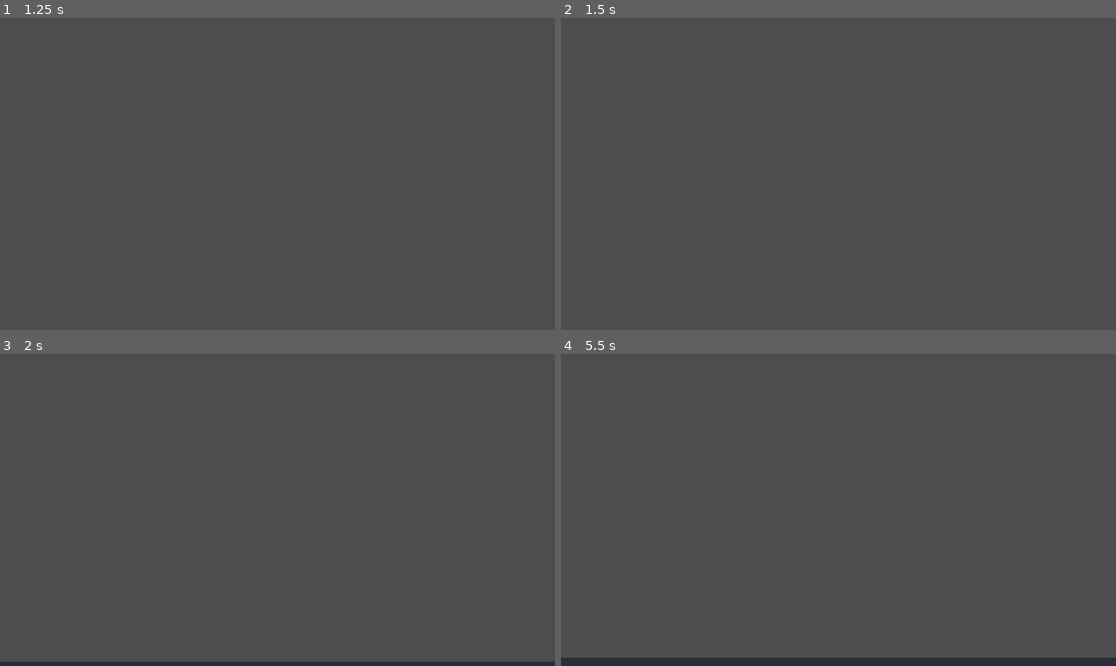
Above: before the commit, frames 1-4 (two rows, left to right).
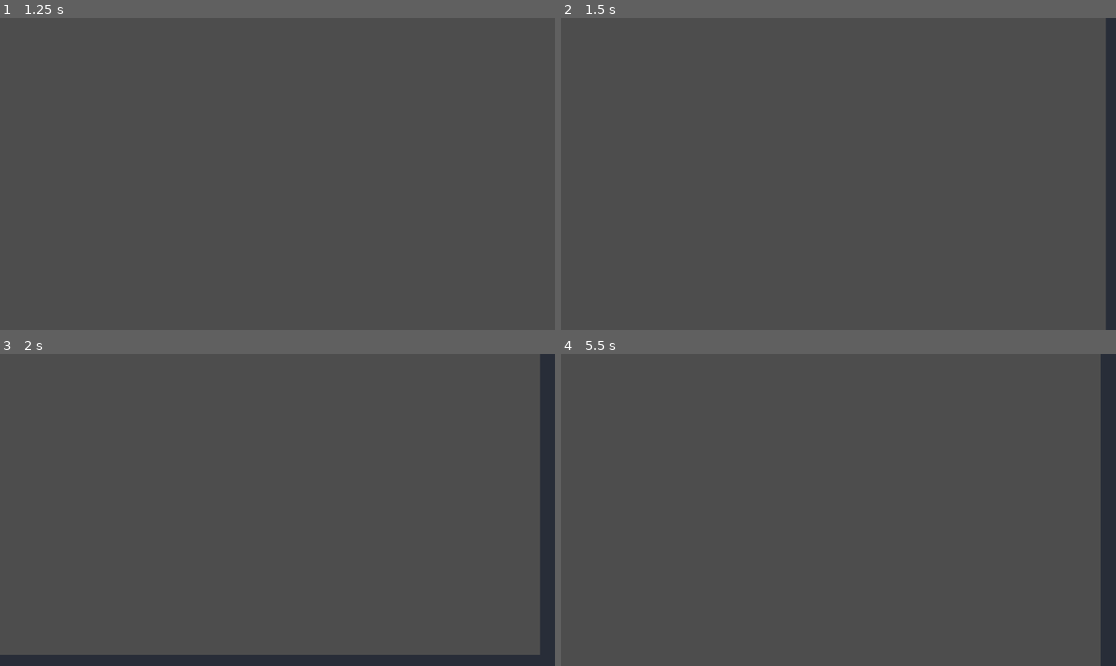
Above: after the commit, the same moments.

Repository: UrsSchweigert/DerSchweigert
Game: Godot game, scene res://scenes/combat/arena.tscn
Same seed, same stepped clock (60 frames per second), same inputs: the game is played once before the commit and once after it. This scene is started directly instead of the project's main scene.
Inputs:
- Up to frame 1 (1.25 s): tap Enter at 0.5 s; hold D from 0.53 s (still down); tap Shift at 0.6 s; tap Space at 0.77, 0.8, 1.07 s
- Up to frame 2 (1.5 s): tap Space at 1.25, 1.35 s; release D at 1.28 s; hold S from 1.28 s (still down)
- Up to frame 3 (2 s): keep holding S; tap Space at 1.52, 1.82 s; tap Shift at 1.55 s
- Up to frame 4 (5.5 s): release S at 2.03 s; hold D 2.03-2.78 s; tap Shift at 2.1, 2.85, 4.35, 5.1 s; tap Space at 2.3, 3.02, 3.32, 3.6, 3.77, 4.07, 4.52, 4.82, 5, 5.3 s; hold W 2.78-3.53 s; hold A 3.53-5.03 s; tap Enter at 4.25 s; hold S from 5.03 s (still down)

Frame 1 is identical in both runs. In frame 2, 1.8% of the frame differs, in the area x 98-100%, y 0-100%; in frame 3, 4.8%; in frame 4, 5.3%, in the area x 0-100%, y 0-100%.

Commit message:
feat(combat): add hearts, dodge i-frames, and checkpoint respawn
Co-authored-by: Copilot <223556219+Copilot@users.noreply.github.com>

Diff:
--- /dev/null
+++ b/apps/arithmoslayer/data/combat/health.json
@@ -0,0 +1,19 @@
+{
+  "version": 1,
+  "health": {
+    "maxHearts": 6,
+    "startingHearts": 6,
+    "hitInvulnerabilitySeconds": 0.8
+  },
+  "dodge": {
+    "cooldownSeconds": 0.9,
+    "durationSeconds": 0.35,
+    "invulnerabilityStartSeconds": 0.05,
+    "invulnerabilityEndSeconds": 0.3,
+    "speedMultiplier": 2.4
+  },
+  "respawn": {
+    "delaySeconds": 0.6,
+    "invulnerabilitySeconds": 1.5
+  }
+}
--- a/apps/arithmoslayer/scenes/combat/arena.tscn
+++ b/apps/arithmoslayer/scenes/combat/arena.tscn
@@ -1,8 +1,11 @@
-[gd_scene load_steps=6 format=3]
+[gd_scene load_steps=9 format=3]
 
 [ext_resource type="Script" path="res://scripts/combat/arena.gd" id="1_arena"]
 [ext_resource type="Script" path="res://scripts/combat/player_movement.gd" id="2_player"]
 [ext_resource type="Script" path="res://scripts/combat/follow_camera.gd" id="3_camera"]
+[ext_resource type="Script" path="res://scripts/combat/health.gd" id="4_health"]
+[ext_resource type="Script" path="res://scripts/combat/dodge.gd" id="5_dodge"]
+[ext_resource type="Script" path="res://scripts/combat/respawn.gd" id="6_respawn"]
 
 [sub_resource type="CircleShape2D" id="CircleShape2D_player"]
 radius = 14.0
@@ -30,6 +33,15 @@
 [node name="CollisionShape2D" type="CollisionShape2D" parent="Player"]
 shape = SubResource("CircleShape2D_player")
 
+[node name="Health" type="Node" parent="Player"]
+script = ExtResource("4_health")
+
+[node name="Dodge" type="Node" parent="Player"]
+script = ExtResource("5_dodge")
+
+[node name="Respawn" type="Node" parent="."]
+script = ExtResource("6_respawn")
+
 [node name="Camera" type="Camera2D" parent="."]
 script = ExtResource("3_camera")
 target = NodePath("../Player")
--- a/apps/arithmoslayer/scripts/combat/arena.gd
+++ b/apps/arithmoslayer/scripts/combat/arena.gd
@@ -16,6 +16,9 @@
 @onready var floor_layer: TileMapLayer = $Floor
 @onready var player: PlayerMovement = $Player
 @onready var camera: FollowCamera = $Camera
+@onready var health: Health = $Player/Health
+@onready var dodge: Dodge = $Player/Dodge
+@onready var respawn: Respawn = $Respawn
 
 
 func _ready() -> void:
@@ -26,6 +29,36 @@
 	camera.apply_room()
 	camera.snap_to_target()
 	camera.make_current()
+	respawn.entrance_position = player.global_position
+	health.defeated.connect(_on_player_defeated)
+
+
+func _physics_process(delta: float) -> void:
+	health.advance(delta)
+	dodge.advance(delta)
+	player.speed_multiplier = dodge.speed_scale()
+	respawn.advance(delta, player, health, dodge)
+
+
+func _unhandled_input(event: InputEvent) -> void:
+	if event is InputEventKey:
+		var key_event: InputEventKey = event as InputEventKey
+		if key_event.pressed and not key_event.echo:
+			if key_event.keycode == KEY_SPACE or key_event.keycode == KEY_SHIFT:
+				try_dodge()
+	elif event is InputEventJoypadButton:
+		var button_event: InputEventJoypadButton = event as InputEventJoypadButton
+		if button_event.pressed and button_event.button_index == JOY_BUTTON_A:
+			try_dodge()
+
+
+## Starts a dodge roll when the cooldown allows it.
+func try_dodge() -> bool:
+	return dodge.try_dodge()
+
+
+func _on_player_defeated() -> void:
+	respawn.begin(health)
 
 
 ## Returns a one-tile tileset whose single tile carries a full-cell collision
--- /dev/null
+++ b/apps/arithmoslayer/scripts/combat/dodge.gd
@@ -0,0 +1,125 @@
+class_name Dodge
+extends Node
+## A dodge roll with data-defined invulnerability frames and cooldown.
+##
+## The roll is independent of the equipped weapon: [method try_dodge] cancels
+## whatever combo is active, so every weapon can dodge out of its own steps.
+## [method advance] runs on the fixed physics step, and [method speed_scale]
+## reports the movement multiplier for the roll.
+
+const DEFAULT_PATH: String = "res://data/combat/health.json"
+const DEFAULT_COOLDOWN: float = 0.9
+const DEFAULT_DURATION: float = 0.35
+const DEFAULT_IFRAME_START: float = 0.05
+const DEFAULT_IFRAME_END: float = 0.3
+const DEFAULT_SPEED_MULTIPLIER: float = 2.4
+
+var cooldown_seconds: float = DEFAULT_COOLDOWN
+var duration_seconds: float = DEFAULT_DURATION
+var invulnerability_start_seconds: float = DEFAULT_IFRAME_START
+var invulnerability_end_seconds: float = DEFAULT_IFRAME_END
+var speed_multiplier: float = DEFAULT_SPEED_MULTIPLIER
+
+var _rolling: bool = false
+var _elapsed: float = 0.0
+var _cooldown_left: float = 0.0
+
+
+func _ready() -> void:
+	apply_config(Health.load_config(DEFAULT_PATH))
+
+
+## Applies the dodge numbers, keeping current values for missing or invalid
+## fields and clamping the i-frames inside the roll.
+func apply_config(config: Dictionary) -> void:
+	var section: Variant = config.get("dodge", {})
+	if not (section is Dictionary):
+		return
+	cooldown_seconds = _positive_float(section.get("cooldownSeconds"), cooldown_seconds)
+	duration_seconds = _positive_float(section.get("durationSeconds"), duration_seconds)
+	speed_multiplier = _positive_float(section.get("speedMultiplier"), speed_multiplier)
+	invulnerability_start_seconds = _non_negative_float(
+		section.get("invulnerabilityStartSeconds"), invulnerability_start_seconds
+	)
+	invulnerability_end_seconds = _non_negative_float(
+		section.get("invulnerabilityEndSeconds"), invulnerability_end_seconds
+	)
+	cooldown_seconds = maxf(cooldown_seconds, duration_seconds)
+	invulnerability_start_seconds = clampf(invulnerability_start_seconds, 0.0, duration_seconds)
+	invulnerability_end_seconds = clampf(
+		invulnerability_end_seconds, invulnerability_start_seconds, duration_seconds
+	)
+
+
+## Starts a roll and cancels [param combo] when it is active. Returns false
+## while a roll is running or the cooldown has not elapsed.
+func try_dodge(combo: ComboEngine = null) -> bool:
+	if not can_dodge():
+		return false
+	if combo != null:
+		combo.cancel()
+	_rolling = true
+	_elapsed = 0.0
+	_cooldown_left = cooldown_seconds
+	return true
+
+
+## Advances the roll and cooldown timers by [param delta] seconds.
+func advance(delta: float) -> void:
+	if delta <= 0.0:
+		return
+	_cooldown_left = maxf(_cooldown_left - delta, 0.0)
+	if not _rolling:
+		return
+	_elapsed = minf(_elapsed + delta, duration_seconds)
+	if _elapsed >= duration_seconds:
+		_rolling = false
+
+
+## Returns true while the data-defined invulnerability window is active.
+func is_invulnerable() -> bool:
+	return (
+		_rolling
+		and _elapsed >= invulnerability_start_seconds
+		and _elapsed < invulnerability_end_seconds
+	)
+
+
+func is_rolling() -> bool:
+	return _rolling
+
+
+func can_dodge() -> bool:
+	return not _rolling and _cooldown_left <= 0.0
+
+
+func elapsed_seconds() -> float:
+	return _elapsed
+
+
+## Returns the movement multiplier for the current state.
+func speed_scale() -> float:
+	return speed_multiplier if _rolling else 1.0
+
+
+## Ends the roll and clears its cooldown, used when a respawn takes control.
+func reset() -> void:
+	_rolling = false
+	_elapsed = 0.0
+	_cooldown_left = 0.0
+
+
+static func _positive_float(value: Variant, fallback: float) -> float:
+	if value is int or value is float:
+		var number: float = float(value)
+		if number > 0.0 and is_finite(number):
+			return number
+	return fallback
+
+
+static func _non_negative_float(value: Variant, fallback: float) -> float:
+	if value is int or value is float:
+		var number: float = float(value)
+		if number >= 0.0 and is_finite(number):
+			return number
+	return fallback
--- /dev/null
+++ b/apps/arithmoslayer/scripts/combat/health.gd
@@ -0,0 +1,123 @@
+class_name Health
+extends Node
+## Hearts-style health with post-hit invulnerability frames.
+##
+## Hearts are whole units. [method damage] costs hearts unless the hero is still
+## invulnerable from the previous hit, [method heal] tops them back up, and
+## [method restore] refills every heart after a respawn. Defeat is a signal, not
+## a game-over state: [Respawn] reacts to it and keeps the run's earned items.
+
+signal hearts_changed(hearts: int, max_hearts: int)
+signal defeated
+
+const DEFAULT_PATH: String = "res://data/combat/health.json"
+const DEFAULT_MAX_HEARTS: int = 6
+const DEFAULT_STARTING_HEARTS: int = 6
+const DEFAULT_HIT_INVULNERABILITY: float = 0.8
+
+var max_hearts: int = DEFAULT_MAX_HEARTS
+var hearts: int = DEFAULT_STARTING_HEARTS
+var hit_invulnerability: float = DEFAULT_HIT_INVULNERABILITY
+
+var _invulnerable_left: float = 0.0
+var _defeated_announced: bool = false
+
+
+func _ready() -> void:
+	apply_config(load_config(DEFAULT_PATH))
+
+
+## Returns the shared combat document at [param path], or an empty dictionary.
+static func load_config(path: String = DEFAULT_PATH) -> Dictionary:
+	if path.is_empty() or not FileAccess.file_exists(path):
+		return {}
+	var parsed: Variant = JSON.parse_string(FileAccess.get_file_as_string(path))
+	if parsed is Dictionary:
+		return parsed as Dictionary
+	return {}
+
+
+## Applies the health numbers and refills the starting hearts, keeping current
+## values for missing or invalid fields.
+func apply_config(config: Dictionary) -> void:
+	var section: Variant = config.get("health", {})
+	if not (section is Dictionary):
+		return
+	max_hearts = _positive_int(section.get("maxHearts"), max_hearts)
+	hit_invulnerability = _non_negative_float(
+		section.get("hitInvulnerabilitySeconds"), hit_invulnerability
+	)
+	var starting: int = _positive_int(section.get("startingHearts"), hearts)
+	hearts = clampi(starting, 1, max_hearts)
+	_invulnerable_left = 0.0
+	_defeated_announced = false
+	hearts_changed.emit(hearts, max_hearts)
+
+
+## Costs [param amount] hearts and starts the hit invulnerability. Returns true
+## when the hit landed.
+func damage(amount: int = 1) -> bool:
+	if amount <= 0 or _invulnerable_left > 0.0 or is_defeated():
+		return false
+	hearts = maxi(hearts - amount, 0)
+	_invulnerable_left = hit_invulnerability
+	hearts_changed.emit(hearts, max_hearts)
+	if hearts == 0 and not _defeated_announced:
+		_defeated_announced = true
+		defeated.emit()
+	return true
+
+
+## Restores up to [param amount] hearts and returns how many were restored.
+func heal(amount: int = 1) -> int:
+	if amount <= 0 or is_defeated():
+		return 0
+	var restored: int = mini(amount, max_hearts - hearts)
+	if restored <= 0:
+		return 0
+	hearts += restored
+	hearts_changed.emit(hearts, max_hearts)
+	return restored
+
+
+## Refills every heart and clears the hit invulnerability after a respawn.
+func restore() -> void:
+	hearts = max_hearts
+	_invulnerable_left = 0.0
+	_defeated_announced = false
+	hearts_changed.emit(hearts, max_hearts)
+
+
+## Starts a hit invulnerability window, used for respawn protection.
+func grant_invulnerability(seconds: float) -> void:
+	_invulnerable_left = maxf(_invulnerable_left, maxf(seconds, 0.0))
+
+
+## Advances the hit invulnerability timer by [param delta] seconds.
+func advance(delta: float) -> void:
+	if delta > 0.0:
+		_invulnerable_left = maxf(_invulnerable_left - delta, 0.0)
+
+
+func is_invulnerable() -> bool:
+	return _invulnerable_left > 0.0
+
+
+func is_defeated() -> bool:
+	return hearts <= 0
+
+
+static func _positive_int(value: Variant, fallback: int) -> int:
+	if value is int or value is float:
+		var number: float = float(value)
+		if number > 0.0 and is_finite(number):
+			return maxi(int(number), 1)
+	return fallback
+
+
+static func _non_negative_float(value: Variant, fallback: float) -> float:
+	if value is int or value is float:
+		var number: float = float(value)
+		if number >= 0.0 and is_finite(number):
+			return number
+	return fallback
--- a/apps/arithmoslayer/scripts/combat/player_movement.gd
+++ b/apps/arithmoslayer/scripts/combat/player_movement.gd
@@ -17,6 +17,7 @@
 var acceleration: float = DEFAULT_ACCELERATION
 var deceleration: float = DEFAULT_DECELERATION
 var radius: float = DEFAULT_RADIUS
+var speed_multiplier: float = 1.0
 var input: MoveInput = MoveInput.new()
 
 var _driven: bool = false
@@ -68,7 +69,7 @@
 ## Returns the velocity after accelerating [param current] toward
 ## [param direction] for [param delta] seconds.
 func step_velocity(current: Vector2, direction: Vector2, delta: float) -> Vector2:
-	var target: Vector2 = direction.limit_length(1.0) * max_speed
+	var target: Vector2 = direction.limit_length(1.0) * max_speed * speed_multiplier
 	var rate: float = acceleration if direction.length_squared() > 0.0 else deceleration
 	return current.move_toward(target, rate * delta)
 
--- /dev/null
+++ b/apps/arithmoslayer/scripts/combat/respawn.gd
@@ -0,0 +1,115 @@
+class_name Respawn
+extends Node
+## Returns the hero to the room entrance or last checkpoint after a defeat.
+##
+## A defeat starts a short delay, then moves the body to [method spawn_position],
+## refills every heart, and grants respawn invulnerability. Earned items and
+## score are never touched: the run progress dictionary is carried through
+## unchanged, so there is no game-over screen and no lost progress.
+
+signal respawned(position: Vector2)
+
+const DEFAULT_PATH: String = "res://data/combat/health.json"
+const DEFAULT_DELAY: float = 0.6
+const DEFAULT_INVULNERABILITY: float = 1.5
+
+@export var entrance_position: Vector2 = Vector2.ZERO
+var checkpoint_position: Vector2 = Vector2.ZERO
+var has_checkpoint: bool = false
+var delay_seconds: float = DEFAULT_DELAY
+var invulnerability_seconds: float = DEFAULT_INVULNERABILITY
+var progress: Dictionary = {}
+
+var _pending: bool = false
+var _timer: float = 0.0
+
+
+func _ready() -> void:
+	apply_config(Health.load_config(DEFAULT_PATH))
+
+
+## Applies the respawn timings, keeping current values for missing or invalid
+## fields.
+func apply_config(config: Dictionary) -> void:
+	var section: Variant = config.get("respawn", {})
+	if not (section is Dictionary):
+		return
+	delay_seconds = _non_negative_float(section.get("delaySeconds"), delay_seconds)
+	invulnerability_seconds = _non_negative_float(
+		section.get("invulnerabilitySeconds"), invulnerability_seconds
+	)
+
+
+## Records the run's earned items and score. Defeat and respawn never clear it.
+func set_progress(earned: Dictionary) -> void:
+	progress = earned
+
+
+## Returns the earned items and score that survive a defeat.
+func earned_progress() -> Dictionary:
+	return progress
+
+
+## Marks [param position] as the latest checkpoint.
+func set_checkpoint(position: Vector2) -> void:
+	checkpoint_position = position
+	has_checkpoint = true
+
+
+## Returns the last checkpoint, or the room entrance when none was set.
+func spawn_position() -> Vector2:
+	return checkpoint_position if has_checkpoint else entrance_position
+
+
+func is_pending() -> bool:
+	return _pending
+
+
+## Starts the respawn delay when [param health] is defeated.
+func begin(health: Health) -> bool:
+	if health == null or not health.is_defeated() or _pending:
+		return false
+	_pending = true
+	_timer = delay_seconds
+	return true
+
+
+## Advances the delay. Returns true on the step that moves the body back.
+func advance(
+	delta: float, player: Node2D = null, health: Health = null, dodge: Dodge = null
+) -> bool:
+	if not _pending:
+		return false
+	_timer = maxf(_timer - maxf(delta, 0.0), 0.0)
+	if _timer > 0.0:
+		return false
+	_apply(player, health, dodge)
+	return true
+
+
+## Respawns immediately and returns the position the body moved to.
+func respawn_now(player: Node2D, health: Health, dodge: Dodge = null) -> Vector2:
+	_apply(player, health, dodge)
+	return spawn_position()
+
+
+func _apply(player: Node2D, health: Health, dodge: Dodge) -> void:
+	var position: Vector2 = spawn_position()
+	if player != null:
+		player.global_position = position
+	if health != null:
+		health.restore()
+		health.grant_invulnerability(invulnerability_seconds)
+	if dodge != null:
+		dodge.reset()
+	_pending = false
+	_timer = 0.0
+	respawned.emit(position)
+
+
+static func _non_negative_float(value: Variant, fallback: float) -> float:
+	if value is int or value is float:
+		var number: float = float(value)
+		if number >= 0.0 and is_finite(number):
+			return number
+	return fallback
--- a/apps/arithmoslayer/scripts/weapons/combo_engine.gd
+++ b/apps/arithmoslayer/scripts/weapons/combo_engine.gd
@@ -85,6 +85,20 @@
 	return true
 
 
+## Cancels the active step without completing the combo, used by a dodge roll.
+## Returns true when a step was interrupted.
+func cancel() -> bool:
+	if state != State.ACTIVE:
+		return false
+	state = State.IDLE
+	step_id = ""
+	frame = 0
+	hit_confirmed = false
+	_buffer.clear()
+	_accumulator = 0.0
+	return true
+
+
 ## Returns how many inputs are waiting in the buffer.
 func buffered_count() -> int:
 	return _buffer.size()
